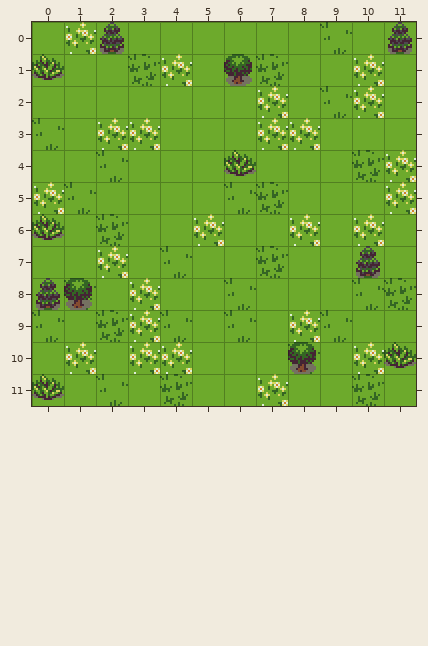
One commit to this Tiled map: levels/01/level01.tmx. Above: the version before the commit.
Cells are 16x16 px. Shown: x 0..11, y 0..11.
The same view after the edit:
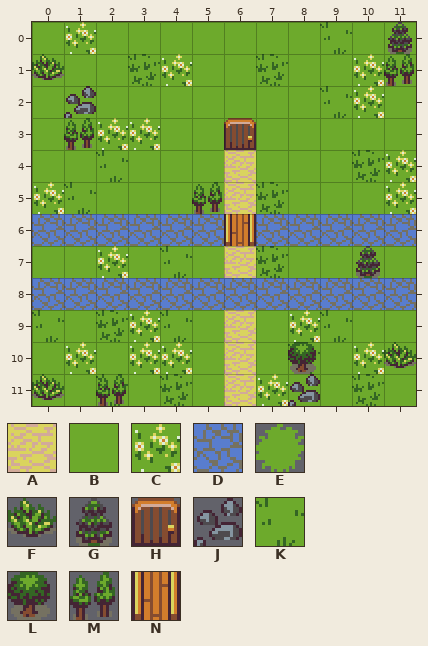
Key: from "basictiles": A 10, B 11, C 12, D 13, E 19, F 20, G 30, H 48, J 58, K 64, L 76, M 77, N 88.
_ is an empty cell.
Objects are placed by their top-left corner, in cells (3,4 is the top-left corner of cell 3,4); size is 1x1 cell unless given.
Edits made:
Layer "background0":
y 2: x 7 C -> B
y 3: x 0 K -> B; x 7..8 CC -> BB
Layer "background1":
y 0: x 2 G -> _
y 1: x 6 L -> _; x 11 _ -> M
y 2: x 1 _ -> J
y 3: x 1 _ -> M; x 8 _ -> E
y 5: x 5 _ -> M
y 8: x 5 _ -> F
y 11: x 2 _ -> M; x 8 _ -> J
Layer "objectsLevel" (added):
added: H "hut" at 6,3
added: A "road" at 6,4
added: A "road" at 6,5
added: D "water" at 11,6
added: D "water" at 10,6
added: D "water" at 9,6
added: D "water" at 8,6
added: D "water" at 7,6
added: D "water" at 5,6
added: D "water" at 4,6
added: D "water" at 0,6
added: D "water" at 3,6
added: D "water" at 2,6
added: D "water" at 1,6
added: N "bridge" at 6,6
added: A "road" at 6,7
added: A "road" at 6,8
added: D "water" at 7,8
added: D "water" at 8,8
added: D "water" at 9,8
added: D "water" at 10,8
added: D "water" at 11,8
added: D "water" at 6,8
added: D "water" at 5,8
added: D "water" at 4,8
added: D "water" at 3,8
added: D "water" at 2,8
added: D "water" at 1,8
added: D "water" at 0,8
added: A "road" at 6,9
added: A "road" at 6,10
added: A "road" at 6,11
